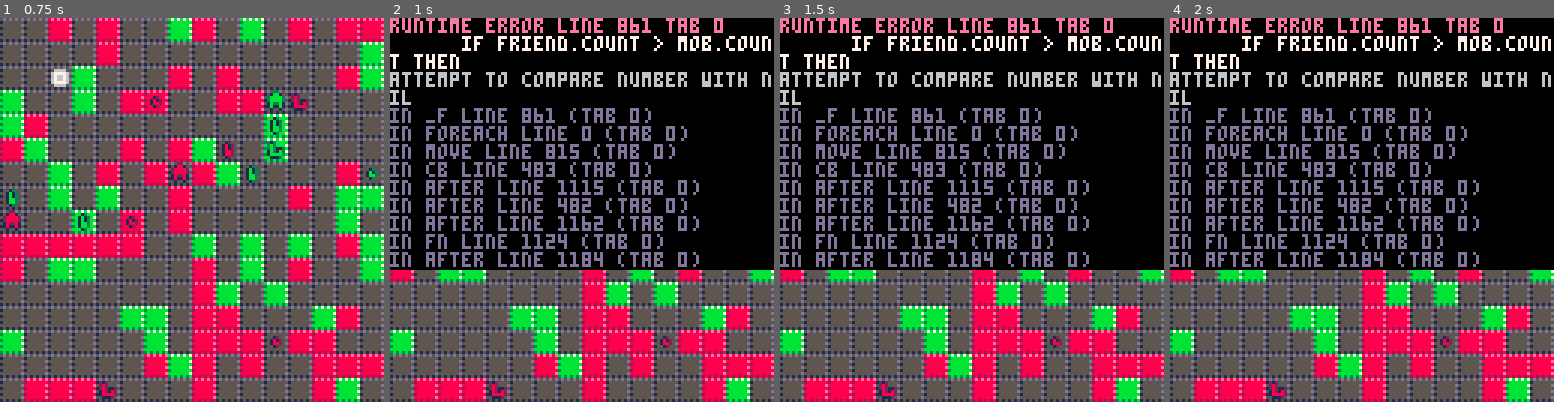
Above: before the commit, frames 1-4 (left to right).
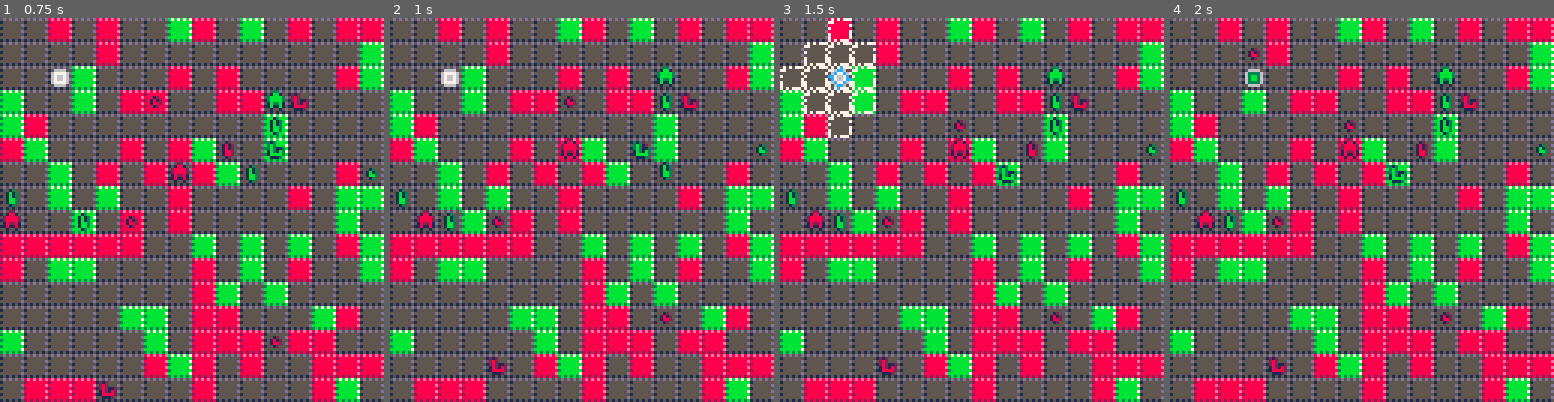
Above: after the commit, the same moments.

Repository: jcwilk/dv_prototype
Game: PICO-8 cartridge divproto.p8
Same seed, same stepped clock (60 frames per second), same inputs: the game is played once before the commit and once after it.
Inputs (mouse positions are in pixels of both pictures, inside the frame that each line leads up to):
- Up to frame 1 (0.75 s): click (280, 121) at 0.67 s; tap O (Z key) at 0.7 s
- Up to frame 2 (1 s): no input
- Up to frame 3 (1.5 s): click (826, 267) at 1.22 s
- Up to frame 4 (2 s): hold Right from 1.6 s (still down); tap O (Z key) at 1.7 s; click (1277, 114) at 1.77 s

Frame 1 is identical in both runs. In frame 2, 66% of the frame differs, in the area x 0-100%, y 0-100%; in frame 3, 66%; in frame 4, 66%.
Error before the commit: runtime error line 861 tab 0; if friend.count > mob.count then; attempt to compare number with nil

Commit message:
Dramatically simplify selection drawing

Diff:
--- a/divproto.p8
+++ b/divproto.p8
@@ -244,19 +244,16 @@
  pal()
  particles.draw()
 
- starti=min_visible_tile_y()*16+1
- endi=max_visible_tile_y()*16+16
- endi=min(endi,#tiles.all)
- for i=starti,endi do
-  t=tiles.all[i]
-  if t.highlighted then
-   pal()
-   spr(4, t.x*8, t.y*8)
-   if t.selected then
-    spr(5, t.x*8, t.y*8)
-   end
-  end
- end
+ if(selected_move) then
+	 foreach(highlighted_moves,function(move)
+	  pal()
+	  spr(4, move[1]*8, move[2]*8)
+	 end)
+
+  pal()
+  spr(5, selected_move[1]*8, selected_move[2]*8)
+ end
+
  pal()
  //rectfill(0,0,23,11,0)
  //print(stat(7),0,0,6)
@@ -286,6 +283,7 @@
   x=init_player_x,
   y=init_player_y,
   col=0,
+  count=0,
   is_player=true
  }
  as_emitter(player)
@@ -294,12 +292,7 @@
 
 selected_move=nil
 function select_move(move)
- if(selected_move) then
-  tiles.by_coord[selected_move[1]][selected_move[2]].selected=false
- end
-
  selected_move = move
- tiles.by_coord[selected_move[1]][selected_move[2]].selected=true
 end
 
 highlighted_moves={}
@@ -325,21 +318,9 @@
   end
  end)
 
- foreach(highlighted_moves,function(move)
-  local tile = tiles.by_coord[move[1]][move[2]]
-  tile.highlighted = true
- end)
-
  if #highlighted_moves == 1 and player.col==0 then
   highlighted_moves={}
  end
-end
-
-function dehighlight_moves()
- foreach(highlighted_moves,function(move)
-  local tile = tiles.by_coord[move[1]][move[2]]
-  tile.highlighted = false
- end)
 end
 
 function is_valid_move(x,y,entity)
@@ -475,7 +456,7 @@
 end
 
 function choose_move()
- dehighlight_moves()
+
  local exchange = player.col != 0 or selected_move[1] != player.x or selected_move[2] != player.y
 
  make_path_tween(player,selected_move,6).after=function()
@@ -493,6 +474,8 @@
    end)
   end)
  end
+
+ selected_move=nil
 end
 -->8
 function exchange_color()
